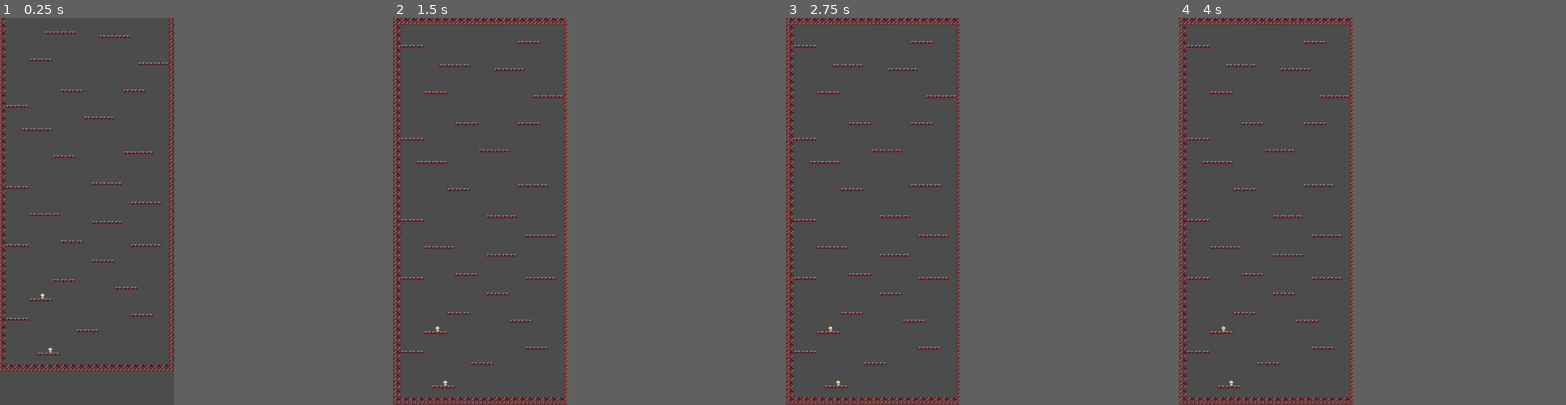
Above: before the commit, frames 1-4 (left to right).
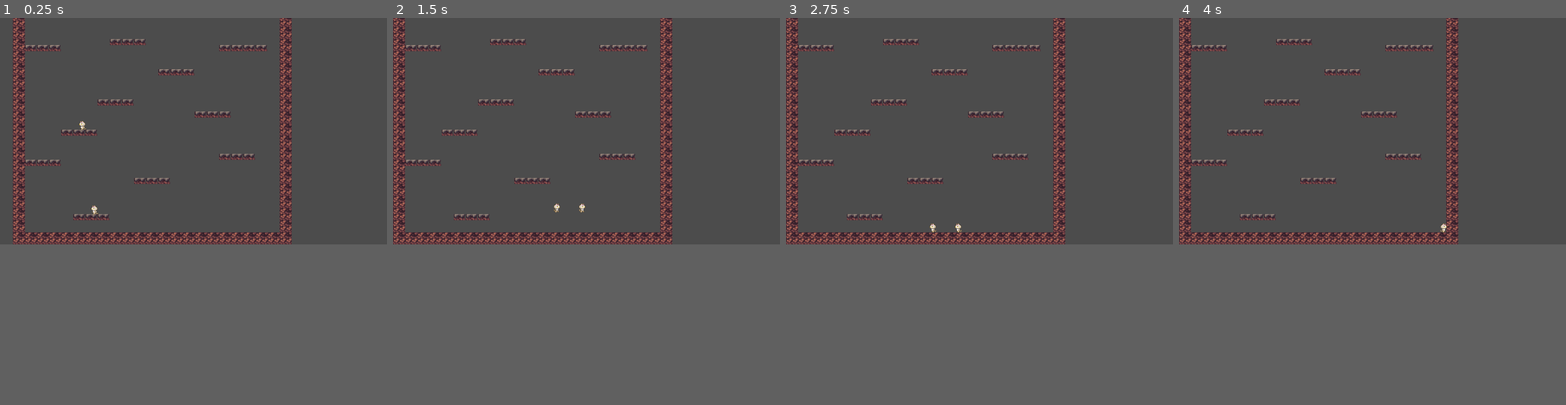
Above: after the commit, the same moments.

Repository: kachen10/jumping_families
Game: Godot game, scene res://src/levels/Level1.tscn
The game is run twice, just before and just after one commit, with the same random seed, the same clock (stepped at 60 frames per second) and the same inputs.
Inputs:
- Up to frame 1 (0.25 s): no input
- Up to frame 2 (1.5 s): hold D (move_right, bound only after the commit) from 0.53 s (still down); tap W (jump, bound only after the commit) at 0.6, 0.77, 1.07, 1.35 s
- Up to frame 3 (2.75 s): tap W (jump, bound only after the commit) at 1.52, 1.82, 2.1 s; release D (move_right, bound only after the commit) at 2.03 s; hold A (move_left, bound only after the commit) from 2.03 s (still down)
- Up to frame 4 (4 s): tap Enter at 2.75 s; release A (move_left, bound only after the commit) at 2.78 s; hold D (move_right, bound only after the commit) from 2.78 s (still down); tap W (jump, bound only after the commit) at 2.85, 3.02, 3.32, 3.6, 3.77 s
In our replay, the window is 360x800 before the commit and 800x468 after it. These sizes can differ from the game's own. Grey fills any space a smaller window leaves; there, only what the larger window draws over its background counts as a difference.

The runs differ from the first frame. In frame 1, 11% of the frame differs, in the area x 0-76%, y 0-92%; in frame 2, 10%; in frame 3, 10%; in frame 4, 10%.

Commit message:
Maybe this'll work

Diff:
--- a/jumping_families/project.godot
+++ b/jumping_families/project.godot
@@ -24,20 +24,33 @@
 run/main_scene="res://src/levels/Level1.tscn"
 config/icon="res://icon.png"
 
-[display]
+[input]
 
-window/size/width=720
-window/size/height=1600
-window/size/resizable=false
-window/stretch/mode="2d"
+move_right={
+"deadzone": 0.5,
+"events": [ Object(InputEventKey,"resource_local_to_scene":false,"resource_name":"","device":0,"alt":false,"shift":false,"control":false,"meta":false,"command":false,"pressed":false,"scancode":68,"unicode":0,"echo":false,"script":null)
+, Object(InputEventKey,"resource_local_to_scene":false,"resource_name":"","device":0,"alt":false,"shift":false,"control":false,"meta":false,"command":false,"pressed":false,"scancode":16777233,"unicode":0,"echo":false,"script":null)
+ ]
+}
+move_left={
+"deadzone": 0.5,
+"events": [ Object(InputEventKey,"resource_local_to_scene":false,"resource_name":"","device":0,"alt":false,"shift":false,"control":false,"meta":false,"command":false,"pressed":false,"scancode":65,"unicode":0,"echo":false,"script":null)
+, Object(InputEventKey,"resource_local_to_scene":false,"resource_name":"","device":0,"alt":false,"shift":false,"control":false,"meta":false,"command":false,"pressed":false,"scancode":16777231,"unicode":0,"echo":false,"script":null)
+ ]
+}
+jump={
+"deadzone": 0.5,
+"events": [ Object(InputEventKey,"resource_local_to_scene":false,"resource_name":"","device":0,"alt":false,"shift":false,"control":false,"meta":false,"command":false,"pressed":false,"scancode":87,"unicode":0,"echo":false,"script":null)
+, Object(InputEventKey,"resource_local_to_scene":false,"resource_name":"","device":0,"alt":false,"shift":false,"control":false,"meta":false,"command":false,"pressed":false,"scancode":16777232,"unicode":0,"echo":false,"script":null)
+ ]
+}
 
 [layer_names]
 
 2d_physics/layer_1="Minions"
 2d_physics/layer_2="Walls"
-2d_physics/layer_3="Platform"
+2d_physics/layer_3="Platforms"
 2d_physics/layer_4="World"
-2d_physics/layer_5="Enemies"
 
 [rendering]
 
Not shown, changed: jumping_families/Assets/PIPOYA FREE RPG Character Sprites NEKONIN/pipo-nekonin001.png.import
Not shown, changed: jumping_families/Assets/PIPOYA FREE RPG Character Sprites NEKONIN/pipo-nekonin002.png.import
Not shown, changed: jumping_families/Assets/PIPOYA FREE RPG Character Sprites NEKONIN/pipo-nekonin003.png.import
Not shown, changed: jumping_families/Assets/PIPOYA FREE RPG Character Sprites NEKONIN/pipo-nekonin004.png.import
Not shown, changed: jumping_families/Assets/PIPOYA FREE RPG Character Sprites NEKONIN/pipo-nekonin005.png.import
Not shown, changed: jumping_families/Assets/PIPOYA FREE RPG Character Sprites NEKONIN/pipo-nekonin006.png.import
Not shown, changed: jumping_families/Assets/PIPOYA FREE RPG Character Sprites NEKONIN/pipo-nekonin007.png.import
Not shown, changed: jumping_families/Assets/PIPOYA FREE RPG Character Sprites NEKONIN/pipo-nekonin008.png.import
Not shown, changed: jumping_families/Assets/PIPOYA FREE RPG Character Sprites NEKONIN/pipo-nekonin009.png.import
Not shown, changed: jumping_families/Assets/PIPOYA FREE RPG Character Sprites NEKONIN/pipo-nekonin010.png.import
Not shown, changed: jumping_families/Assets/PIPOYA FREE RPG Character Sprites NEKONIN/pipo-nekonin011.png.import
Not shown, changed: jumping_families/Assets/PIPOYA FREE RPG Character Sprites NEKONIN/pipo-nekonin012.png.import
(and 30 more such lines)
